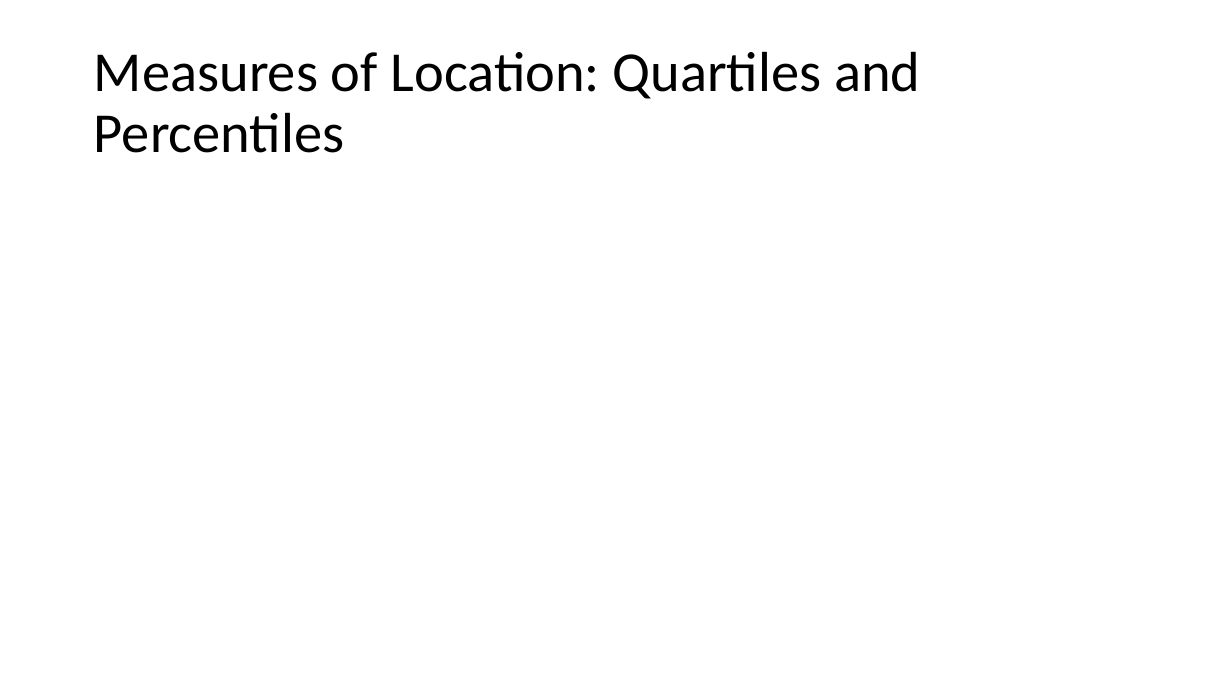
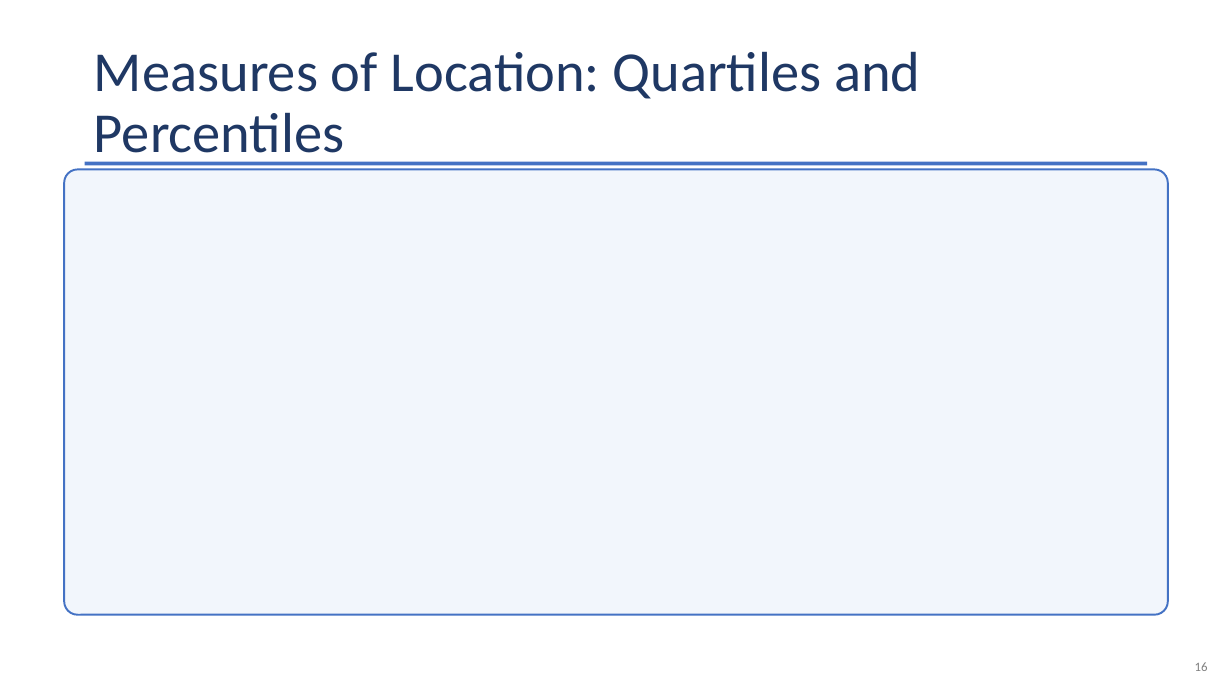
Before and after one commit to Jarred6068/Kvamme_UI_STAT251, a slide deck: slide 16 of docs/lecture_slides/Week 2/Week2_Lecture5_slides_1_19_2024.pptx. Drawn at 1232x693 pixels with LibreOffice and Linux fonts; fonts in the diff are those of the drawing; grey boxes stand for pictures. Boxes give left, top, right and bottom in pixels: in the first picture for what was removed or moved away, otherwise in the second. Text is boxed around its words. In the diff, an @@ line names an element or a change of style, - is before the commit and + after.

```diff
--- a/docs/lecture_slides/Week 2/Week2_Lecture5_slides_1_19_2024.pptx
+++ b/docs/lecture_slides/Week 2/Week2_Lecture5_slides_1_19_2024.pptx
@@ title "Measures of Location: Quartiles and ..." at (x1=94, y1=51, x2=920, y2=166): text colour #000000 to #1F3864 @@
@@ rounded rectangle added at (x1=64, y1=169, x2=1167, y2=615), fill #F2F6FC, outline #4472C4 1.5 pt @@
@@ rectangle added at (x1=85, y1=162, x2=1148, y2=165), fill #4472C4 @@
@@ text added at (x1=1195, y1=662, x2=1208, y2=671), 10 pt, text #808080 @@
+16
```
Also in this commit, not shown: 31 other slides changed, 3 slides added, 3 slides removed, 1 other file.
